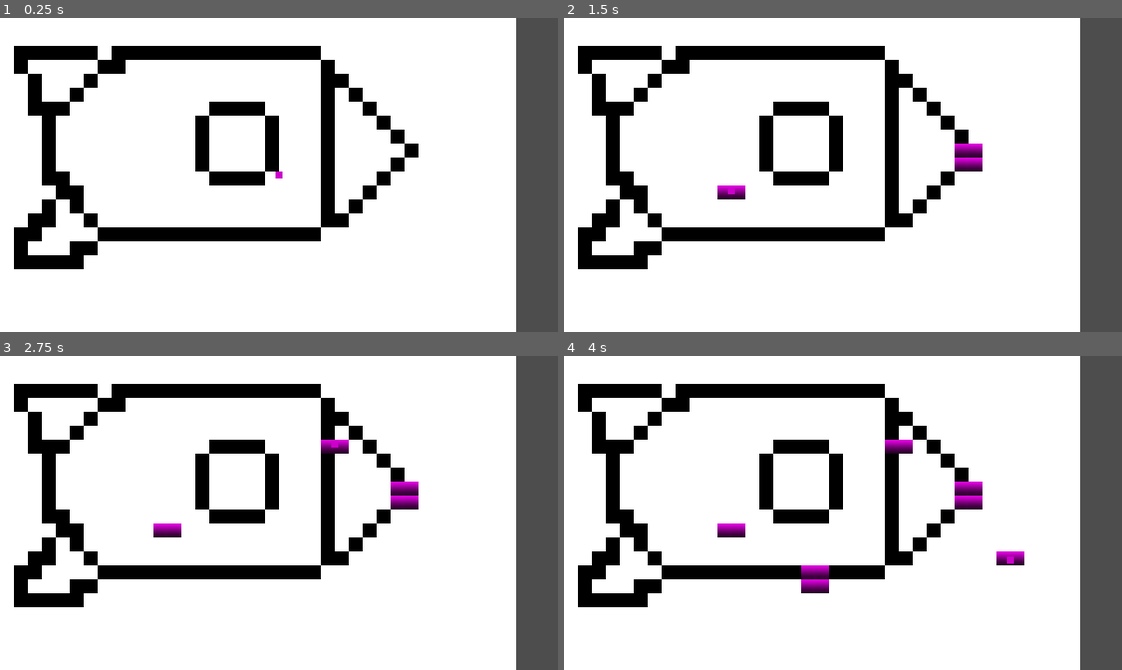
Above: before the commit, frames 1-4 (two rows, left to right).
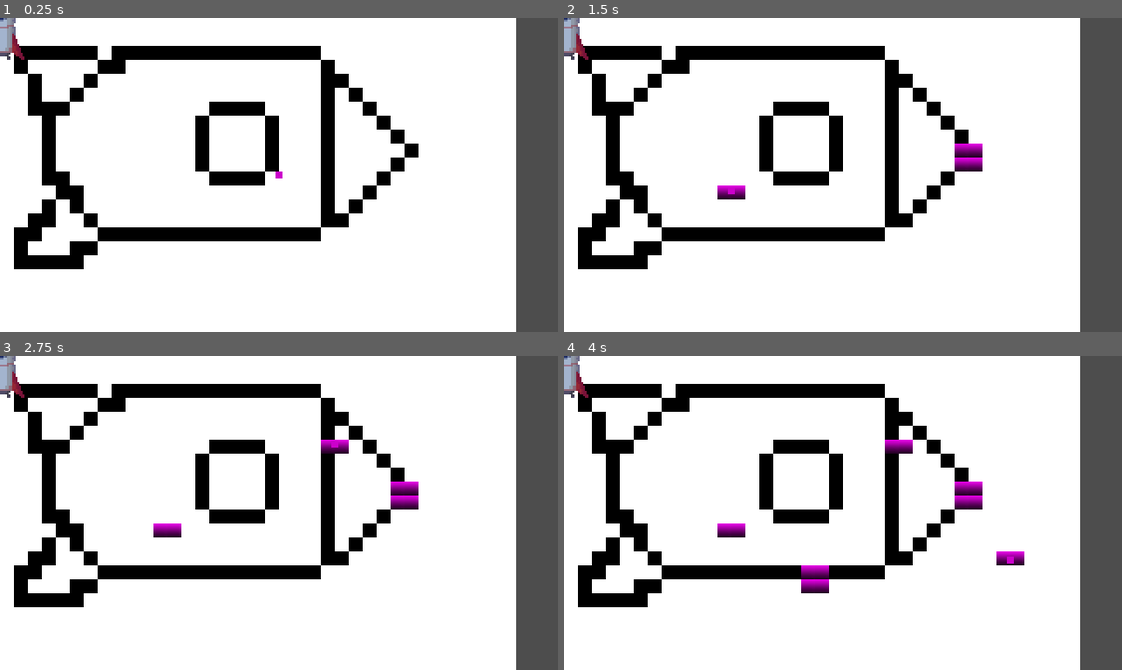
Above: after the commit, the same moments.

Repository: RedBlueCarrots/GMTK-2026
Game: Godot game, scene res://Scenes/rocket_draw.tscn
Two runs of this game, one before a commit and one after it. Both use one fixed random seed, a clock stepped at 60 frames per second and the inputs below. This scene is started directly instead of the project's main scene. The engine's default icon, where the game draws it, is replaced by a stand-in: a white triangle on a blue panel in a dark square.
Inputs (mouse positions are in pixels of both pictures, inside the frame that each line leads up to):
- Up to frame 1 (0.25 s): no input
- Up to frame 2 (1.5 s): tap Enter at 0.5 s; move the mouse to (965, 159) at 0.52 s; press the mouse at (965, 159) at 0.53 s; tap Space at 1.25 s; move the mouse to (731, 190) at 1.27 s; release the mouse at (731, 190) at 1.28 s; click (731, 190) at 1.35 s
- Up to frame 3 (2.75 s): tap Enter at 2 s; move the mouse to (334, 443) at 2.02 s; press the mouse at (334, 443) at 2.03 s
- Up to frame 4 (4 s): tap Space at 2.75 s; move the mouse to (815, 575) at 2.77 s; release the mouse at (815, 575) at 2.78 s; click (815, 575) at 2.85 s; tap Enter at 3.5 s; move the mouse to (1010, 560) at 3.52 s; press the mouse at (1010, 560) at 3.53 s

The runs differ from the first frame. In frame 1, 0.4% of the frame differs, in the area x 0-5%, y 0-14%; in frame 2, 0.4%; in frame 3, 0.4%; in frame 4, 0.4%.

Commit message:
added rocket

Diff:
--- a/Scenes/rocket_draw.tscn
+++ b/Scenes/rocket_draw.tscn
@@ -3,6 +3,7 @@
 [ext_resource type="Script" uid="uid://cbhoovmh8px8c" path="res://Scenes/rocket_draw.gd" id="1_8f0ts"]
 [ext_resource type="Texture2D" uid="uid://q1soj5ej5v3g" path="res://Assets/Art/mask.png" id="1_t4abc"]
 [ext_resource type="PackedScene" uid="uid://b4jq2i4rsmtns" path="res://Scenes/rocket_draw_pixel.tscn" id="2_pob6b"]
+[ext_resource type="Texture2D" uid="uid://dubgcpxe16fla" path="res://Assets/Art/Rocket/rocket.png" id="4_ncd1k"]
 
 [sub_resource type="TileSetAtlasSource" id="TileSetAtlasSource_pob6b"]
 texture = ExtResource("1_t4abc")
@@ -491,6 +492,7 @@
 size = Vector2(8, 8)
 
 [node name="Rocket_Draw" type="Node2D" unique_id=1874181638]
+texture_filter = 1
 script = ExtResource("1_8f0ts")
 
 [node name="Target" type="TileMapLayer" parent="." unique_id=1890199769]
@@ -508,3 +510,7 @@
 
 [node name="CollisionShape2D" type="CollisionShape2D" parent="mouse" unique_id=1535396907]
 shape = SubResource("RectangleShape2D_rmeow")
+
+[node name="Sprite2D" type="Sprite2D" parent="." unique_id=1428163675]
+scale = Vector2(2, 2)
+texture = ExtResource("4_ncd1k")
Binary file added: Assets/Art/Rocket/rocket.png
Not shown, added: Assets/Art/Rocket/rocket.png.import
